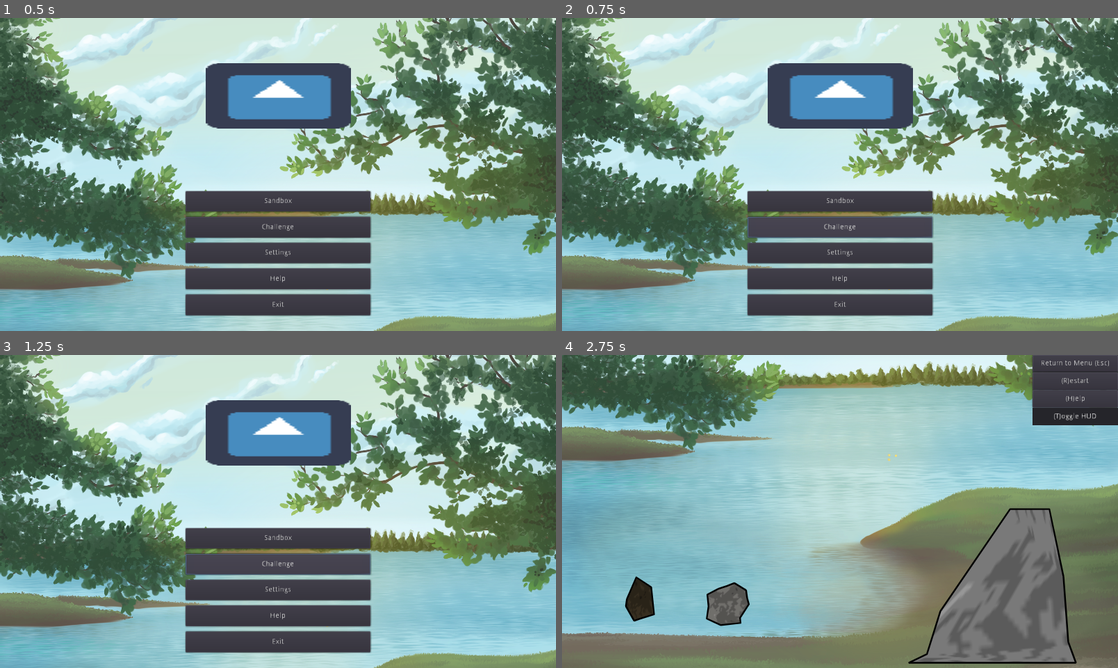
Above: before the commit, frames 1-4 (two rows, left to right).
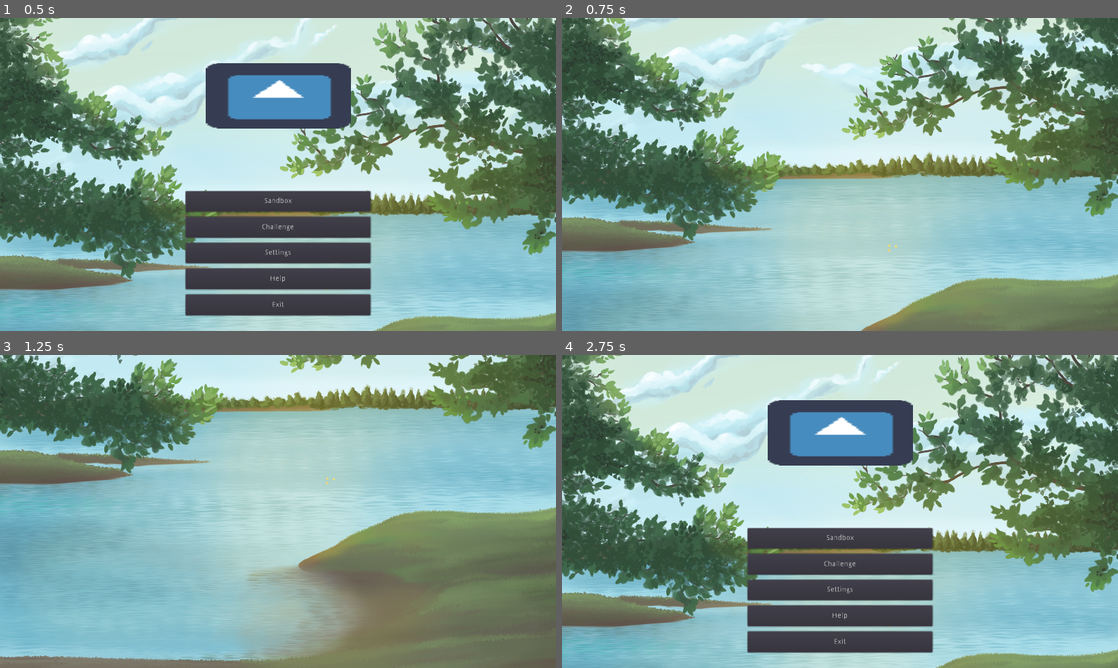
Above: after the commit, the same moments.

Repository: ebrahimebrahim/knock-the-rock
Game: Godot game, scene res://MenuScreen.tscn
Same seed, same stepped clock (60 frames per second), same inputs: the game is played once before the commit and once after it. The engine's default icon, where the game draws it, is replaced by a stand-in: a white triangle on a blue panel in a dark square.
Inputs (mouse positions are in pixels of both pictures, inside the frame that each line leads up to):
- Up to frame 1 (0.5 s): no input
- Up to frame 2 (0.75 s): click "Challenge" at 0.5 s
- Up to frame 3 (1.25 s): no input
- Up to frame 4 (2.75 s): click (840, 539) at 1.25 s, where only the run before the commit has a clickable "Sandbox"; click (1073, 364) at 2 s, where only the run after the commit has a clickable "Return to Menu (Esc)"

Frame 1 is identical in both runs. In frame 2, 66% of the frame differs, in the area x 0-100%, y 0-100%; in frame 3, 86%; in frame 4, 93%.

Commit message:
add GameChallenge scene and link to main menu button
Nothing is in the scene yet beyond what GameBase provides

Diff:
--- /dev/null
+++ b/ktr/GameChallenge.gd
@@ -0,0 +1 @@
+extends "res://GameBase.gd"
--- /dev/null
+++ b/ktr/GameChallenge.tscn
@@ -0,0 +1,7 @@
+[gd_scene load_steps=3 format=2]
+
+[ext_resource path="res://GameBase.tscn" type="PackedScene" id=1]
+[ext_resource path="res://GameChallenge.gd" type="Script" id=2]
+
+[node name="GameChallenge" instance=ExtResource( 1 )]
+script = ExtResource( 2 )
--- a/ktr/MenuScreen.gd
+++ b/ktr/MenuScreen.gd
@@ -15,7 +15,7 @@
 	scroll_bg("res://GameSandbox.tscn")
 
 func _on_chlg():
-	print("chlg peup")
+	scroll_bg("res://GameChallenge.tscn")
 
 func _on_settings():
 	print("settings peup")
